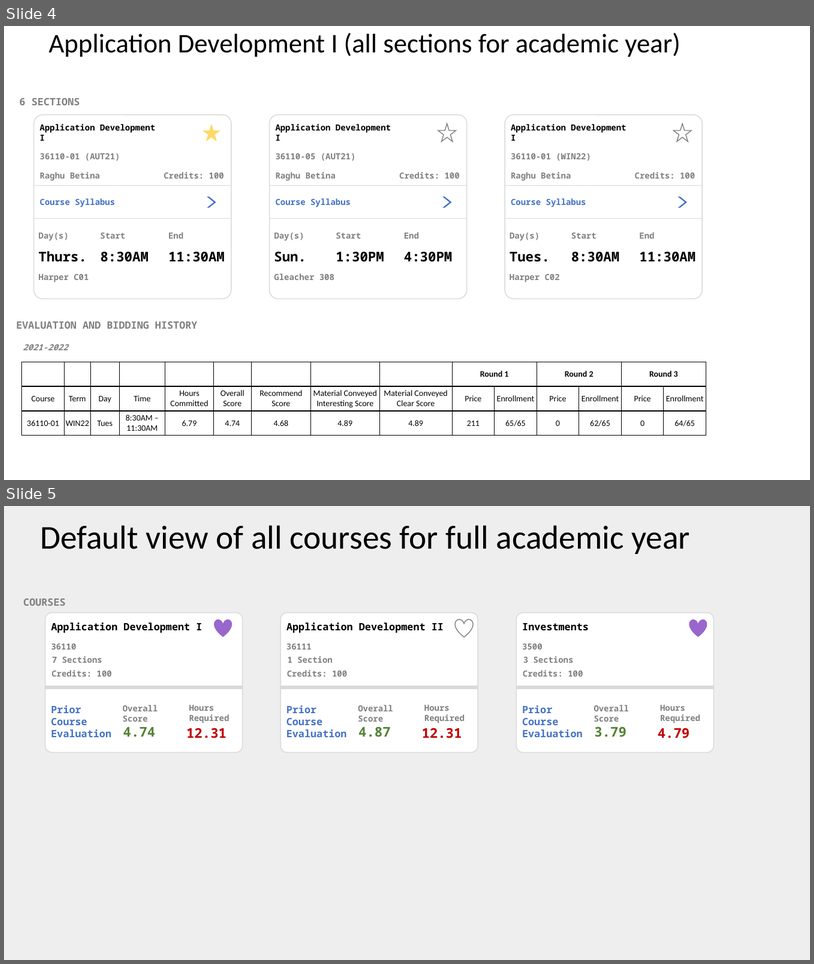
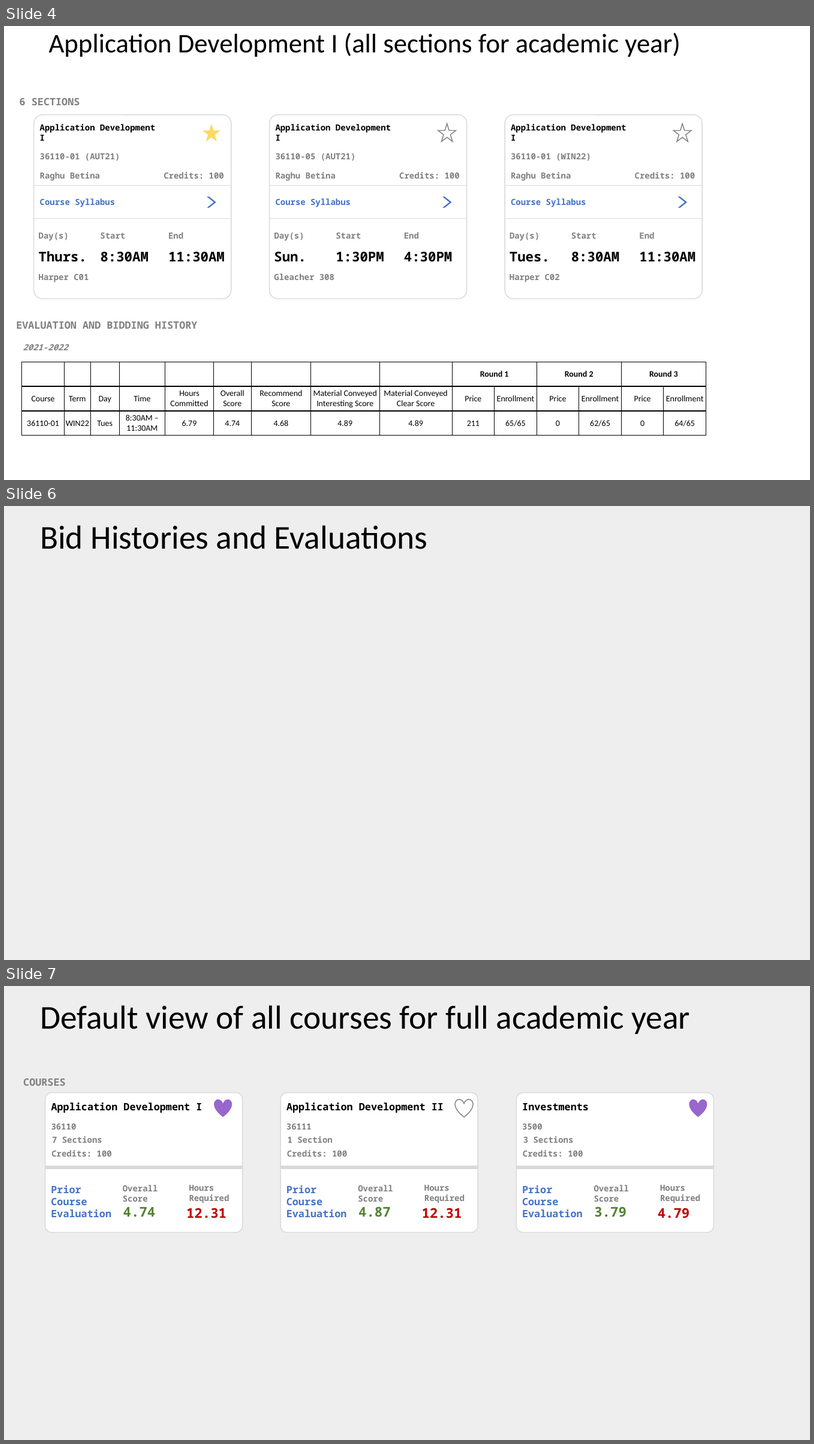
Before and after one commit to RobBoothAppDev21/course_management, a slide deck: files/course_test/course_card_mockup.pptx. Shown one above the other, each under a label of ours: slides 4 and 5 before the commit, slides 4, 6 and 7 after it; the slides between them are not shown. The pictures are 814x964 and 814x1444 pixels, drawn with LibreOffice and Linux fonts; fonts in the diff are those of the drawing. Boxes give left, top, right and bottom in pixels: in the first picture for what was removed or moved away, otherwise in the second. Text is boxed around its words. In the diff, an @@ line names an element or a change of style, - is before the commit and + after.

```diff
--- a/files/course_test/course_card_mockup.pptx
+++ b/files/course_test/course_card_mockup.pptx
@@ slide 6 added at (x1=4, y1=506, x2=810, y2=960), background #EEEEEE @@
@@ title added at (x1=40, y1=525, x2=428, y2=549), 39.6 pt, text #000000 @@
+Bid Histories and Evaluations
@@ what was slide 5 is now slide 7 @@
```
Also in this commit, not shown: 1 slide changed, 1 other slide added, 1 other file.
